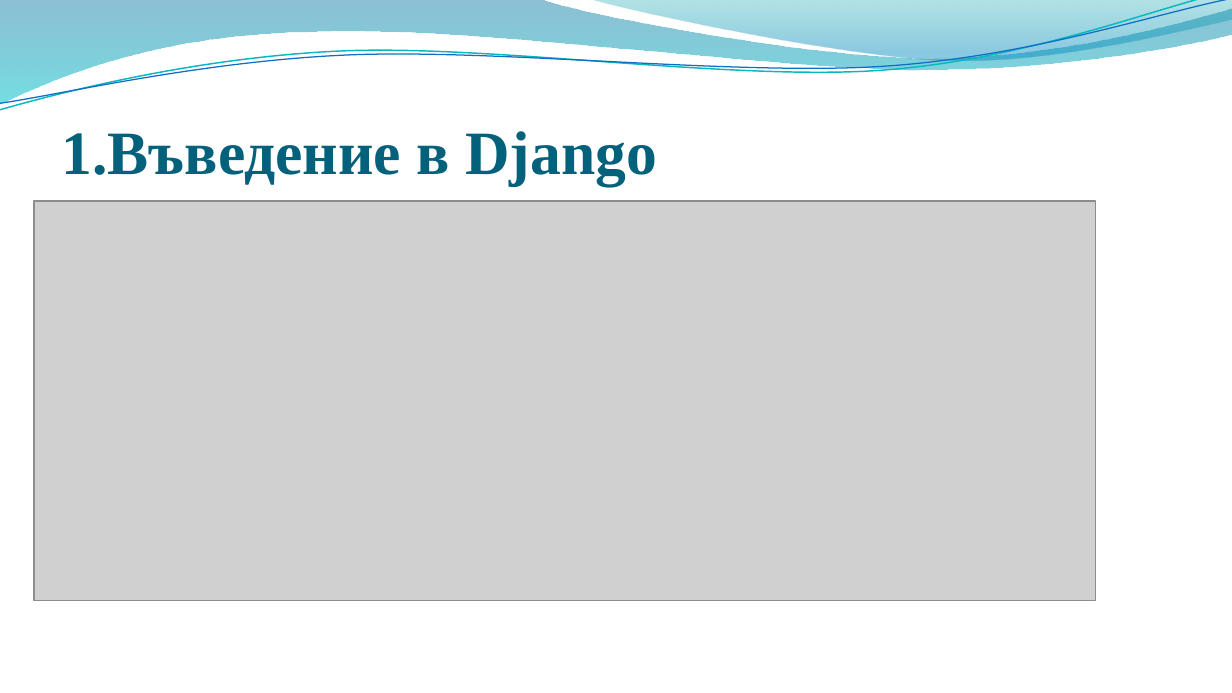
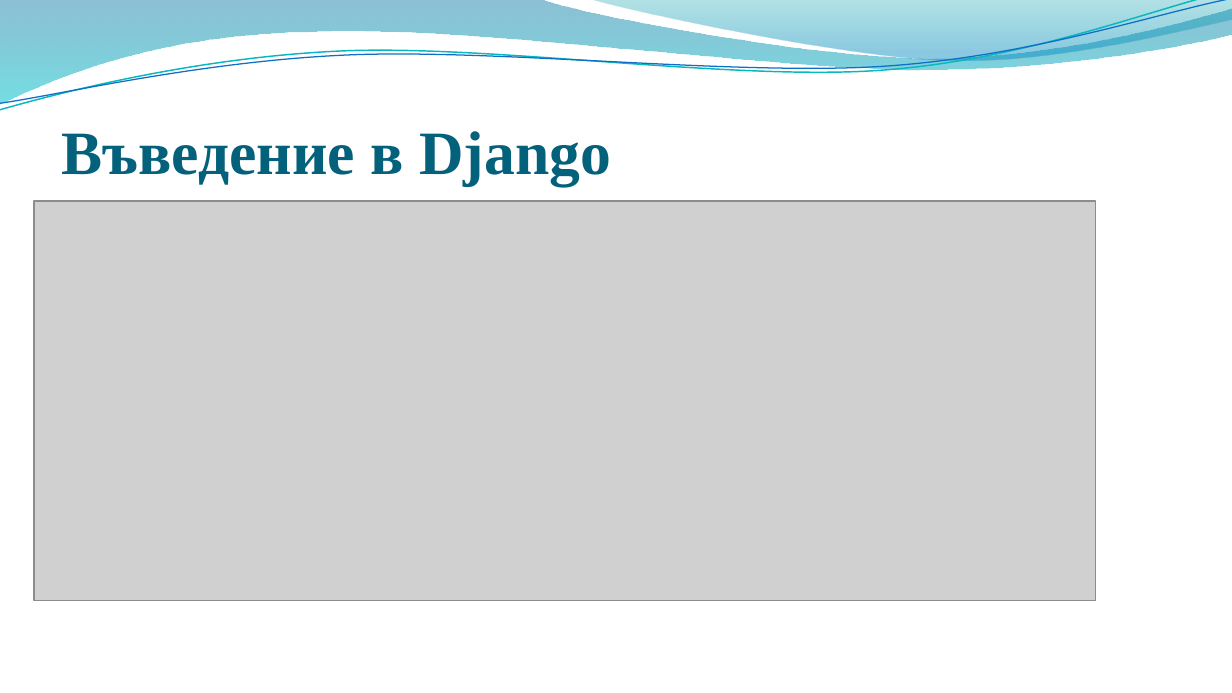
Before and after one commit to pgee-dzi2024/Theme_2507, a slide deck: slide 2 of dr/Защита.pptx. Drawn at 1232x693 pixels with LibreOffice and Linux fonts; fonts in the diff are those of the drawing; grey boxes stand for pictures; background and template pictures are left out. Boxes give left, top, right and bottom in pixels: in the first picture for what was removed or moved away, otherwise in the second. Text is boxed around its words. In the diff, an @@ line names an element or a change of style, - is before the commit and + after.

```diff
--- a/dr/Защита.pptx
+++ b/dr/Защита.pptx
@@ title at (62,131,611,185): text changed @@
-1.Въведение в Django
+Въведение в Django
```
Also in this commit, not shown: 7 other slides changed, 5 other files.
